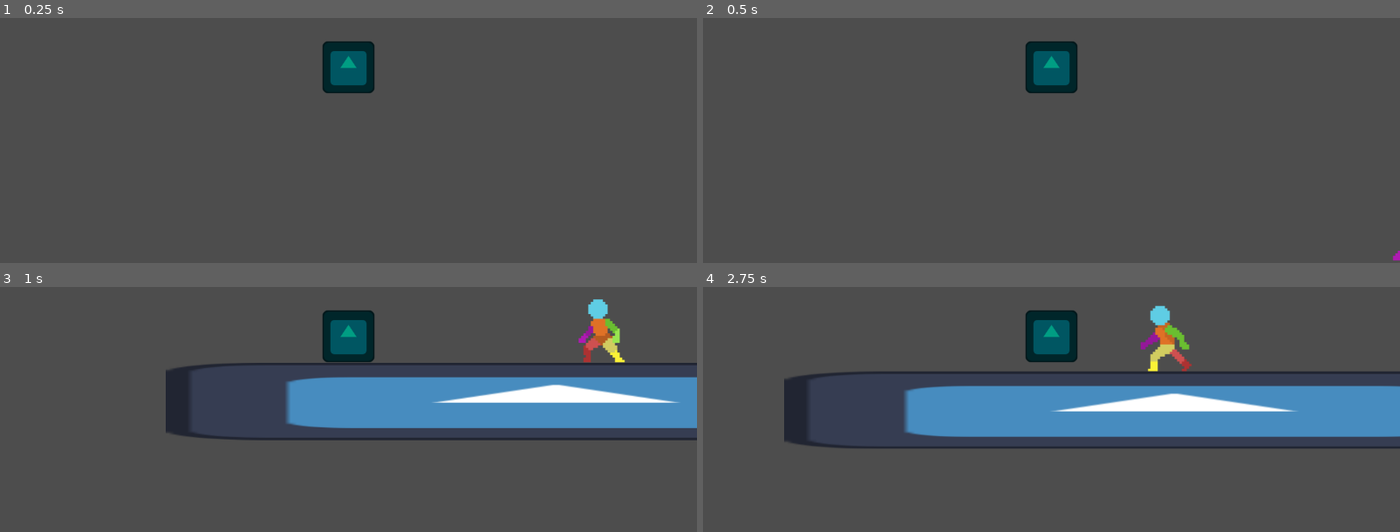
Above: before the commit, frames 1-4 (two rows, left to right).
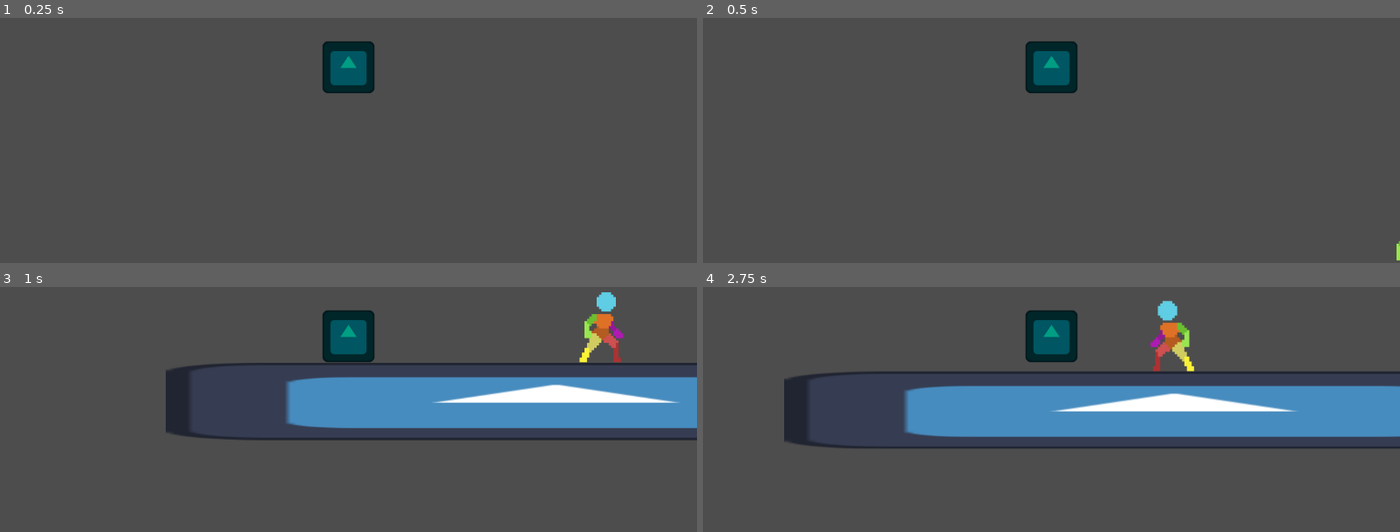
Above: after the commit, the same moments.

Repository: Loafexxx/StashGames-AssasinsAfterlife
Game: Godot game, scene res://Start.tscn
Two runs of this game, one before a commit and one after it. Both use one fixed random seed, a clock stepped at 60 frames per second and the inputs below. The engine's default icon, where the game draws it, is replaced by a stand-in: a white triangle on a blue panel in a dark square.
Inputs:
- Up to frame 1 (0.25 s): no input
- Up to frame 2 (0.5 s): no input
- Up to frame 3 (1 s): tap Enter at 0.5 s; hold Right (Right) from 0.53 s (still down); tap Up (Up) at 0.77 s
- Up to frame 4 (2.75 s): tap Up (Up) at 1.52 s; release Right (Right) at 2.03 s; hold Left (Left) from 2.03 s (still down)

Frame 1 is identical in both runs. In frame 2, less than 0.1% of the frame differs, in the area x 98-100%, y 91-99%; in frame 3, 1.0%; in frame 4, 1.1%, in the area x 62-71%, y 5-35%.

Commit message:
Save
Worked on collisions for a bit

Diff:
--- a/EmemyMoveToPlayer.gd
+++ b/EmemyMoveToPlayer.gd
@@ -16,14 +16,14 @@
 func _process(delta: float) -> void:
 
 	if detecting:
-		if get_meta("MoveX"): #sees the axis it needs to move to (in this case X)
+		if get_meta("MoveX"): #sees the axispass # Replace with function body. it needs to move to (in this case X)
 			if playerChar.global_position.x < self_rigidbody.global_position.x: #checks to see if the player is on the left, if they are the boss moves towards them
 				self_rigidbody.linear_velocity.x = (get_meta("X_Speed")*-1) #sets the bosses X velocity
 				animatedsprite.scale.x = -1 #Faces Left
 
 			if playerChar.global_position.x > self_rigidbody.global_position.x: #checks to see if the player is on the right, if they are the boss moves towards them
 				self_rigidbody.linear_velocity.x = get_meta("X_Speed") #sets the bosses X velocity
-				animatedsprite.scale.x = 1 #Faces Rigt
+				animatedsprite.scale.x = 1 #Faces Rigst
 
 
 		if get_meta("MoveY"): #sees the axis it needs to move to (in this case Y)
@@ -32,13 +32,15 @@
 
 			if playerChar.global_position.y > self_rigidbody.global_position.y: #checks to see if the player is above, if they are the boss moves towards them
 				self_rigidbody.linear_velocity.y = get_meta("Y_Speed") #sets the bosses Y velocity
-	else:
-		animatedsprite.play("Idle") #Play the idle animation
 
 
-func _on_area_entered(area: Area2D) -> void: #when the player is in range of the boss (touching the area2d called Range) it turns on detecting which locates what side to move to
-	detecting = true
-	animatedsprite.play("Walking") #Play the walking animation
 
-func _on_area_exited(area: Area2D) -> void: #turns off detecting
-	detecting = false
+func _on_area_entered(area: Area2D) -> void:
+	if area.is_in_group("Player"): #checks to see if the thing its touching is in the player group
+		detecting = true #when the player is in range of the boss (touching the area2d called Range) it turns on detecting which locates what side to move to
+		animatedsprite.play("Walking") #Play the walking animation
+
+func _on_area_exited(area: Area2D) -> void:
+	if area.is_in_group("Player"): #checks to see if the thing its not touching anymore is in the player group
+		detecting = false #turns off detecting
+		animatedsprite.play("Idle") #Play the idle animation
--- a/FixedPlayerHitbox.gd
+++ b/EnemyTPToArena.gd
@@ -1,4 +1,4 @@
-extends StaticBody2D
+extends RigidBody2D
 
 
 # Called when the node enters the scene tree for the first time.
@@ -10,5 +10,8 @@
 func _process(delta: float) -> void:
 	pass
 
-func _body_collide_thingy(body: Node2D) -> void:
-	print("uwu")
+
+
+func _on_hurtbox_body_entered(body: Node2D) -> void:
+	if body.is_in_group("Player"):
+		print("TELEPORT")
--- a/PlayerHitbox.gd
+++ /dev/null
@@ -1,7 +0,0 @@
-extends Area2D
-
-func _ready() -> void:
-	connect("body_entered", Callable(self, "_on_Hitbox_body_entered"))
-
-func _on_Hitbox_body_entered(body: Node2D) -> void:
-	print("UWU, touched by: ", body.name)
--- a/Start.tscn
+++ b/Start.tscn
@@ -1,7 +1,8 @@
-[gd_scene load_steps=28 format=3 uid="uid://cf3vns6bhjhqo"]
+[gd_scene load_steps=30 format=3 uid="uid://cf3vns6bhjhqo"]
 
 [ext_resource type="Texture2D" uid="uid://bwippo2hflvvs" path="res://icon.svg" id="1_r305v"]
 [ext_resource type="Script" uid="uid://dnmcoln3qhv4n" path="res://FixedPlayerMovement.gd" id="1_upmy7"]
+[ext_resource type="Script" uid="uid://1am6aklgs2gi" path="res://EnemyTPToArena.gd" id="3_mgjkx"]
 [ext_resource type="Texture2D" uid="uid://djm40d5k0f4fo" path="res://Animations/Placeholders/Idle/frame_00_delay-0.09s.png" id="4_ox2yh"]
 [ext_resource type="Texture2D" uid="uid://dercfgn3c8foe" path="res://Animations/Placeholders/Walking/42d4475a-0810-46cd-ab79-8000dd279384-0.png" id="4_u7ysv"]
 [ext_resource type="Texture2D" uid="uid://q43bdiclp6eu" path="res://Animations/Placeholders/Idle/frame_01_delay-0.09s.png" id="5_mgjkx"]
@@ -116,6 +117,9 @@
 "speed": 5.0
 }]
 
+[sub_resource type="RectangleShape2D" id="RectangleShape2D_mgjkx"]
+size = Vector2(181, 159)
+
 [node name="Node2D" type="Node2D"]
 
 [node name="Player" type="Node2D" parent="."]
@@ -137,7 +141,7 @@
 scale = Vector2(0.678297, 0.678297)
 texture = ExtResource("1_r305v")
 
-[node name="Hitbox" type="Area2D" parent="Player/CharacterBody2D"]
+[node name="Hitbox" type="Area2D" parent="Player/CharacterBody2D" groups=["Player"]]
 
 [node name="CollisionShape2D" type="CollisionShape2D" parent="Player/CharacterBody2D/Hitbox"]
 scale = Vector2(0.678297, 0.678297)
@@ -176,6 +180,7 @@
 collision_layer = 2
 collision_mask = 2
 lock_rotation = true
+script = ExtResource("3_mgjkx")
 
 [node name="CollisionShape2D" type="CollisionShape2D" parent="Enemys/Boss-Empty/RigidBody2D" groups=["Boss"]]
 shape = SubResource("RectangleShape2D_gx2gx")
@@ -195,4 +200,16 @@
 sprite_frames = SubResource("SpriteFrames_2c8kb")
 animation = &"Idle"
 
+[node name="Hurtbox" type="Area2D" parent="Enemys/Boss-Empty/RigidBody2D" groups=["Boss"]]
+script = ExtResource("6_5tfw5")
+metadata/Y_Speed = 0.0
+metadata/X_Speed = 100.0
+metadata/MoveY = false
+metadata/MoveX = true
+
+[node name="CollisionShape2D" type="CollisionShape2D" parent="Enemys/Boss-Empty/RigidBody2D/Hurtbox"]
+position = Vector2(-1.5, -14.5)
+shape = SubResource("RectangleShape2D_mgjkx")
+
 [connection signal="body_entered" from="Player/CharacterBody2D/Hitbox" to="Player/CharacterBody2D" method="_on_hitbox_body_entered"]
+[connection signal="body_entered" from="Enemys/Boss-Empty/RigidBody2D/Hurtbox" to="Enemys/Boss-Empty/RigidBody2D" method="_on_hurtbox_body_entered"]
Not shown, added: EnemyTPToArena.gd.uid
Not shown, removed: FixedPlayerHitbox.gd.uid
Not shown, removed: PlayerHitbox.gd.uid
